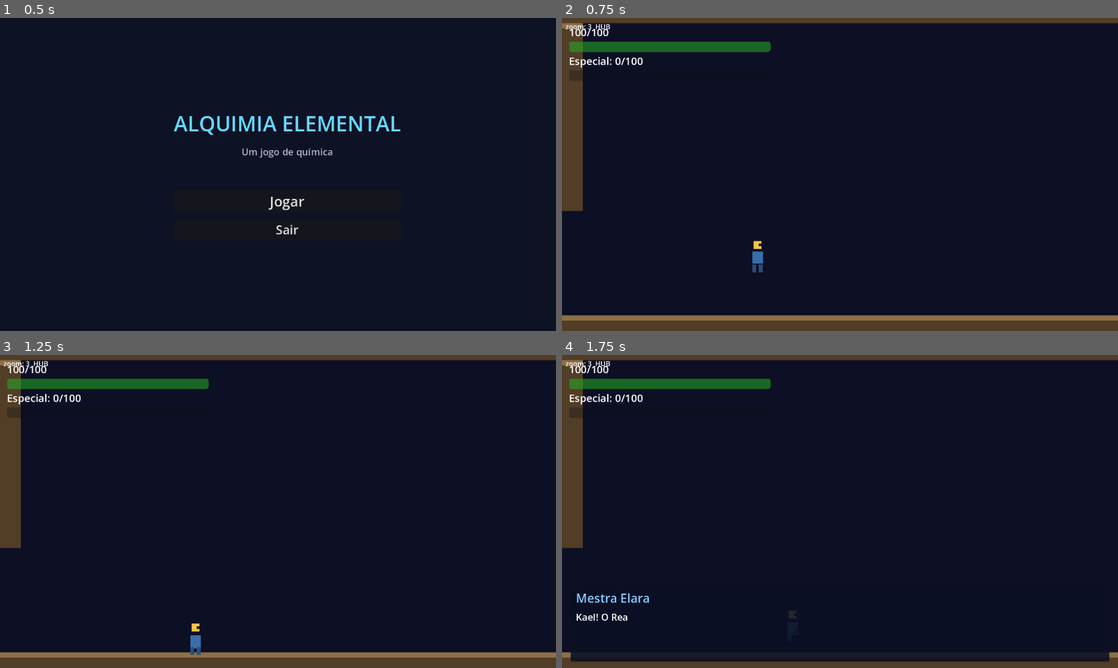
Above: before the commit, frames 1-4 (two rows, left to right).
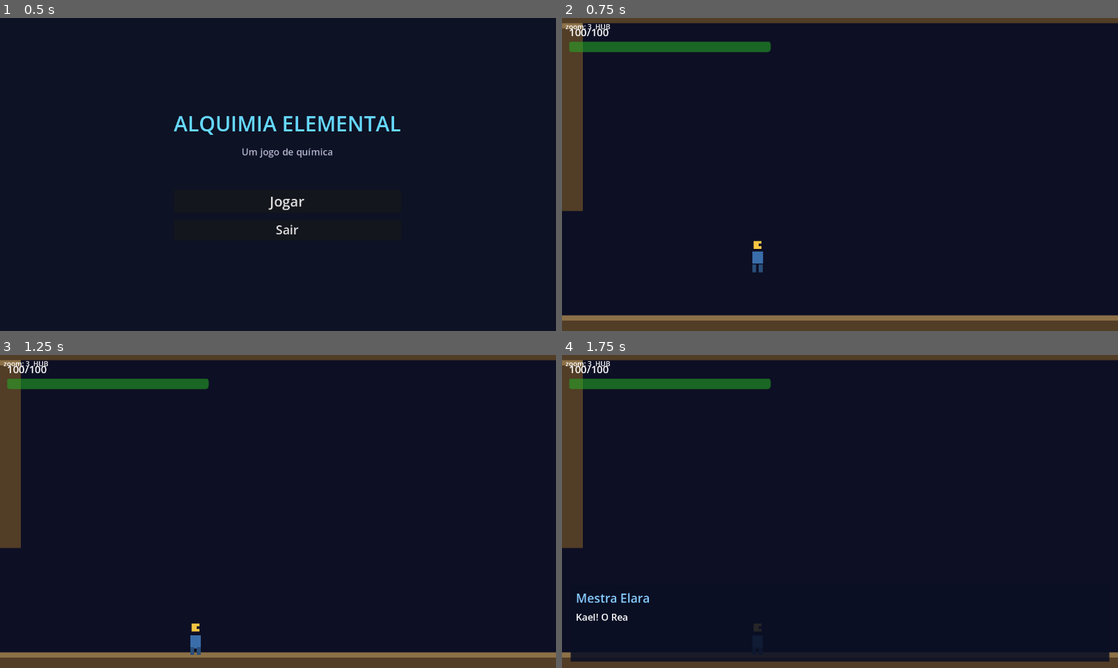
Above: after the commit, the same moments.

Repository: Mateushartelt/Alquimia-Elemental---Pac
Game: Godot game, scene res://scenes/menus/main_menu.tscn
The game is run twice, just before and just after one commit, with the same random seed, the same clock (stepped at 60 frames per second) and the same inputs.
Inputs (mouse positions are in pixels of both pictures, inside the frame that each line leads up to):
- Up to frame 1 (0.5 s): no input
- Up to frame 2 (0.75 s): click "Jogar" at 0.5 s
- Up to frame 3 (1.25 s): no input
- Up to frame 4 (1.75 s): tap Enter (ui_accept) at 1.25 s; move the mouse to (962, 495) at 1.27 s; hold D (move_right) from 1.28 s (still down); hold J (attack) from 1.28 s (still down); click (962, 495) at 1.42 s; tap Space (jump) at 1.52 s

Frame 1 is identical in both runs. In frame 2, 0.2% of the frame differs, in the area x 1-15%, y 12-16%; in frame 3, 0.2%; in frame 4, 0.2%, in the area x 1-43%, y 12-89%.

Commit message:
Melhoria no hud

Diff:
--- a/scenes/levels/level_01.gd
+++ b/scenes/levels/level_01.gd
@@ -18,6 +18,8 @@
 var _respawning             := false
 var _h2o_dialog_done   := false
 var _enemy_dialog_done := false
+var _enemy_kill_count  := 0
+var _special_hint_shown := false
 var _fire_cleared        := false
 var _came_from_tutorial  := false
 var _shaft_fog_cleared   := false
@@ -94,6 +96,7 @@
 			_dialog.show_dialog(ELARA,
 				"H₂O pronto! Equipe o composto (Scroll do mouse) e atire (J) na Parede de Fogo!"))
 	else:
+		player.input_locked = true
 		get_tree().create_timer(1.0).timeout.connect(_show_intro)
 	GameState.compound_created.connect(_on_compound_created)
 	GameState.checkpoint_reached.connect(_on_checkpoint_reached)
@@ -282,9 +285,10 @@
 	tw.tween_property(_cam, "offset", Vector2(0, -20), 2.0)
 	await tw.finished
 
-	get_tree().paused   = false
-	process_mode        = Node.PROCESS_MODE_INHERIT
-	player.process_mode = Node.PROCESS_MODE_INHERIT
+	get_tree().paused    = false
+	process_mode         = Node.PROCESS_MODE_INHERIT
+	player.process_mode  = Node.PROCESS_MODE_INHERIT
+	player.input_locked  = false
 	_cine_end()
 	_hints.show_hint("WASD / ← →   Mover        ESPAÇO   Pular")
 
@@ -345,10 +349,15 @@
 			"Perfeito! H₂O criado! 2H + 1O = água — a molécula mais importante da vida. Equipe o composto (Scroll) e atire (J) na Parede de Fogo para abrir o caminho!")
 
 func _on_enemy_died(_enemy: Node) -> void:
+	_enemy_kill_count += 1
 	if not _enemy_dialog_done:
 		_enemy_dialog_done = true
 		_dialog.show_dialog(ELARA,
 			"Muito bem! Fogo é derrotado pela água — reação de extinção térmica!")
+	if _enemy_kill_count >= 2 and not _special_hint_shown:
+		_special_hint_shown = true
+		get_tree().create_timer(1.5).timeout.connect(func() -> void:
+			_hints.show_hint("E — Especial  (barra cheia)"))
 
 func _on_checkpoint_reached(_checkpoint_id: String) -> void:
 	_dialog.show_dialog(ELARA,
--- a/scenes/player/player.gd
+++ b/scenes/player/player.gd
@@ -27,6 +27,7 @@
 var _invincible_timer: float   = 0.0
 var _hurt_timer      : float   = 0.0
 var _wall_normal     : Vector2 = Vector2.ZERO
+var input_locked     : bool    = false
 
 @onready var attack_point : Marker2D       = $AttackPoint
 @onready var _anim        : AnimationPlayer = $AnimationPlayer
@@ -54,6 +55,9 @@
 		velocity.y = minf(velocity.y + GRAVITY * delta, max_v)
 
 func _handle_horizontal() -> void:
+	if input_locked:
+		velocity.x = move_toward(velocity.x, 0.0, walk_speed)
+		return
 	var dir := Input.get_axis("move_left", "move_right")
 	if dir != 0.0:
 		velocity.x    = dir * walk_speed
@@ -62,6 +66,8 @@
 		velocity.x = move_toward(velocity.x, 0.0, walk_speed)
 
 func _handle_jump() -> void:
+	if input_locked:
+		return
 	if Input.is_action_just_pressed("jump"):
 		_jump_buffer = JUMP_BUFFER
 	# Wall jump — tem prioridade sobre o pulo normal
@@ -81,6 +87,8 @@
 		velocity.y *= 0.45
 
 func _handle_attack() -> void:
+	if input_locked:
+		return
 	if not Input.is_action_just_pressed("attack"):
 		return
 	if GameState.active_compound == "":
@@ -123,6 +131,9 @@
 	if _state == State.DEAD:
 		return
 	if _state == State.HURT and _hurt_timer > 0.0:
+		return
+	if input_locked:
+		_set_state(State.FALL if not is_on_floor() else State.IDLE)
 		return
 	if is_on_floor():
 		_wall_normal = Vector2.ZERO
--- a/scenes/ui/hud.gd
+++ b/scenes/ui/hud.gd
@@ -1,11 +1,30 @@
 extends CanvasLayer
 ## HUD — Interface in-game: barra de vida, inventário de elementos e composto ativo.
+
+class ElementIcon extends Control:
+	var element_id : String = ""
+	var base_color  : Color  = Color.WHITE
+
+	func _draw() -> void:
+		var c := Vector2(9.0, 9.0)
+		draw_circle(c, 9.0, Color(base_color.r, base_color.g, base_color.b, 0.25))
+		draw_circle(c, 7.0, base_color)
+		draw_arc(c, 7.0, 0.0, TAU, 24, Color(0, 0, 0, 0.35), 0.75)
+		draw_arc(c, 4.5, 3.5, 5.5, 10, Color(1, 1, 1, 0.5), 1.5)
+		var font    := ThemeDB.fallback_font
+		var lum     := base_color.get_luminance()
+		var txt_col := Color(0.05, 0.05, 0.05) if lum > 0.5 else Color.WHITE
+		var x_off   := 7.0 if element_id.length() == 1 else 4.5
+		draw_string(font, Vector2(x_off, 13.0), element_id,
+					HORIZONTAL_ALIGNMENT_LEFT, -1, 7, txt_col)
 
 @onready var health_bar: ProgressBar = $MarginContainer/VBox/HealthBar
 @onready var health_label: Label     = $MarginContainer/VBox/HealthLabel
 @onready var _charge_bar:  ProgressBar = $MarginContainer/VBox/ChargeBar
 @onready var _charge_label: Label      = $MarginContainer/VBox/ChargeLabel
-@onready var elements_container: HBoxContainer = $ElementsContainer
+@onready var elements_container: HBoxContainer = $MarginContainer/VBox/ElementsContainer
+
+var _kill_count: int = 0
 @onready var active_compound_panel: Panel = $ActiveCompound
 @onready var active_compound_label: Label = $ActiveCompound/Label
 @onready var active_compound_icon: ColorRect = $ActiveCompound/Icon
@@ -20,6 +39,13 @@
 	_on_charge_changed(GameState.charge, GameState.charge_max)
 	_update_elements()
 	_update_active_compound()
+	# Conecta ao died de todos os inimigos presentes e futuros
+	for enemy in get_tree().get_nodes_in_group("enemies"):
+		if enemy.has_signal("died") and not enemy.died.is_connected(_on_enemy_died):
+			enemy.died.connect(_on_enemy_died)
+	get_tree().node_added.connect(func(node: Node) -> void:
+		if node.is_in_group("enemies") and node.has_signal("died"):
+			node.died.connect(_on_enemy_died))
 
 func _on_health_changed(current: int, maximum: int) -> void:
 	health_bar.max_value = maximum
@@ -37,14 +63,14 @@
 func _on_charge_changed(current: float, maximum: float) -> void:
 	_charge_bar.max_value = maximum
 	_charge_bar.value     = current
-	_charge_label.text    = "Especial: %d/%d" % [int(current), int(maximum)]
+	var key_hint := " [E]" if _charge_label.visible else ""
+	_charge_label.text    = "Especial%s: %d/%d" % [key_hint, int(current), int(maximum)]
 	_charge_bar.modulate  = Color(0.4, 0.8, 1.0) if current >= maximum else Color(0.27, 0.53, 1.0)
 
 func _on_elements_changed(_id: String, _amt: int = 0) -> void:
 	_update_elements()
 
 func _update_elements() -> void:
-	# Limpa filhos anteriores
 	for c in elements_container.get_children():
 		c.queue_free()
 
@@ -52,22 +78,33 @@
 		var count: int = GameState.collected_elements[element_id]
 		if count <= 0:
 			continue
-		var el := ElementDatabase.get_element(element_id)
+		var el    := ElementDatabase.get_element(element_id)
 		var color := Color(el.get("color", "#ffffff"))
 
-		var container := HBoxContainer.new()
-		var icon := ColorRect.new()
-		icon.size = Vector2(32, 32)
-		icon.color = color
-		icon.custom_minimum_size = Vector2(32, 32)
+		var row := HBoxContainer.new()
+		row.add_theme_constant_override("separation", 2)
+
+		var icon := ElementIcon.new()
+		icon.element_id          = element_id
+		icon.base_color          = color
+		icon.custom_minimum_size = Vector2(22, 22)
 
 		var lbl := Label.new()
-		lbl.text = "%s×%d" % [element_id, count]
-		lbl.add_theme_font_size_override("font_size", 24)
+		lbl.text = "×%d" % count
+		lbl.add_theme_font_size_override("font_size", 12)
+		lbl.add_theme_color_override("font_color", Color(0.9, 0.9, 0.9))
+		lbl.vertical_alignment = VERTICAL_ALIGNMENT_CENTER
 
-		container.add_child(icon)
-		container.add_child(lbl)
-		elements_container.add_child(container)
+		row.add_child(icon)
+		row.add_child(lbl)
+		elements_container.add_child(row)
+
+func _on_enemy_died(_enemy: Node) -> void:
+	_kill_count += 1
+	if _kill_count >= 2:
+		_charge_label.text    = "Especial [E]: 0/100"
+		_charge_label.visible = true
+		_charge_bar.visible   = true
 
 func _on_compound_created(compound_id: String) -> void:
 	_update_active_compound()
--- a/scenes/ui/hud.tscn
+++ b/scenes/ui/hud.tscn
@@ -29,23 +29,22 @@
 
 [node name="ChargeLabel" type="Label" parent="MarginContainer/VBox" unique_id=1500670525]
 layout_mode = 2
+visible = false
 theme_override_font_sizes/font_size = 24
 text = "Especial: 0/100"
 
 [node name="ChargeBar" type="ProgressBar" parent="MarginContainer/VBox" unique_id=1500670526]
 custom_minimum_size = Vector2(320, 24)
 layout_mode = 2
+visible = false
 max_value = 100.0
 value = 0.0
 show_percentage = false
 modulate = Color(0.27, 0.53, 1, 1)
 
-[node name="ElementsContainer" type="HBoxContainer" parent="." unique_id=583449525]
-texture_filter = 2
-offset_top = 88.0
-offset_right = 1280.0
-offset_bottom = 136.0
-theme_override_constants/separation = 16
+[node name="ElementsContainer" type="HBoxContainer" parent="MarginContainer/VBox" unique_id=583449525]
+layout_mode = 2
+theme_override_constants/separation = 8
 
 [node name="ActiveCompound" type="Panel" parent="." unique_id=441374423]
 texture_filter = 2
Not shown, added: docs/handoff.md
